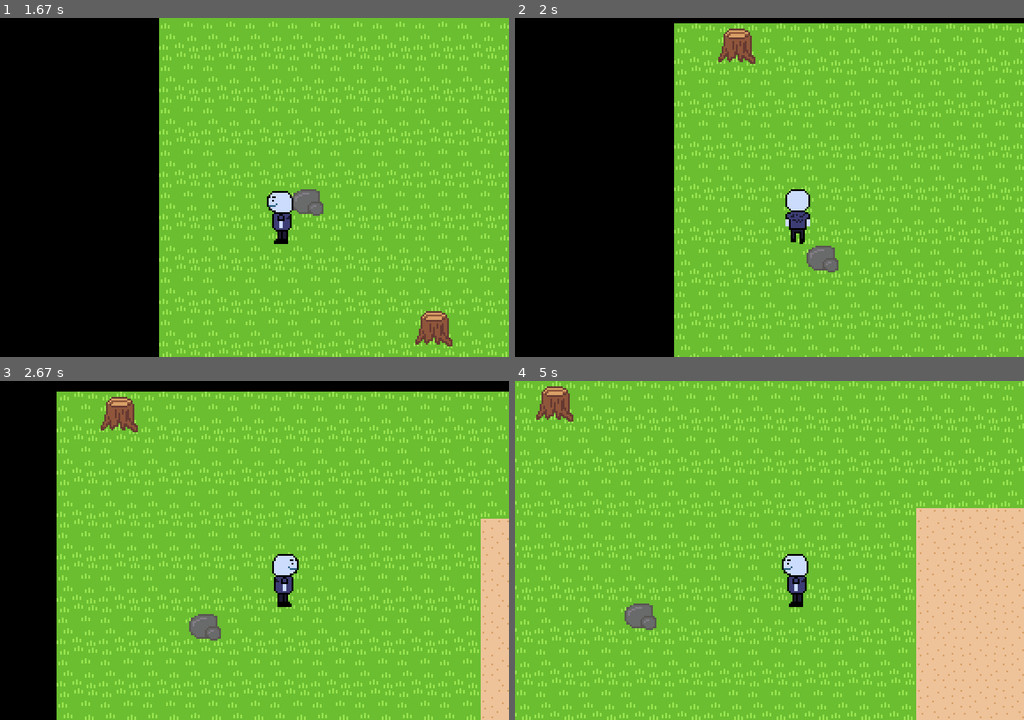
Above: before the commit, frames 1-4 (two rows, left to right).
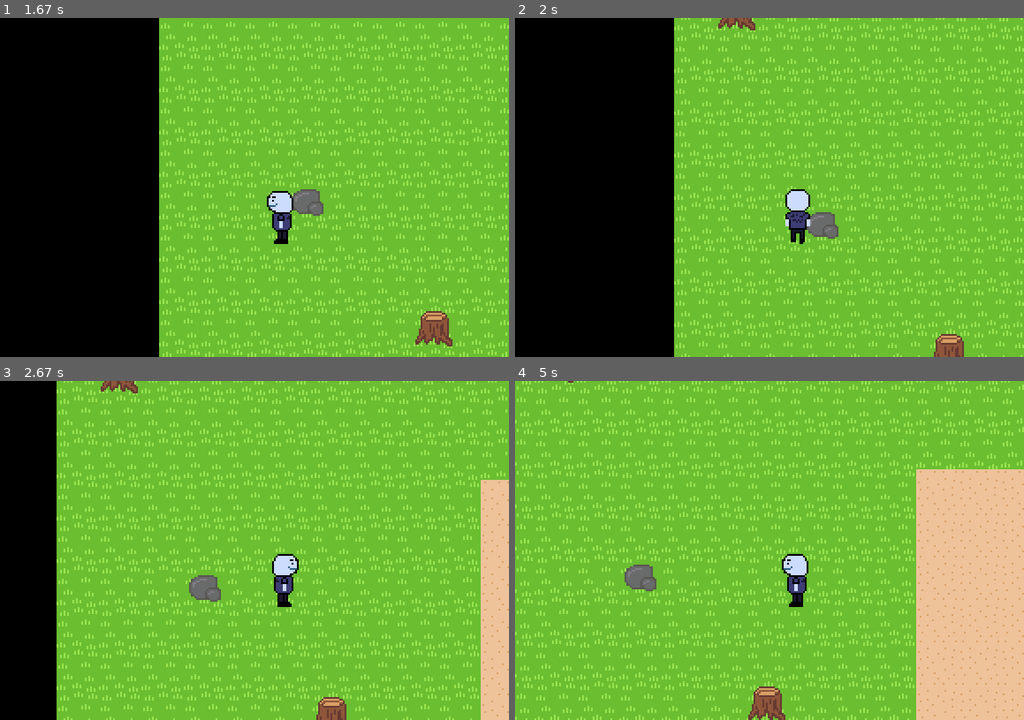
Above: after the commit, the same moments.

Repository: bingst0n/pygame_game
Game: pygame game, started from game2/game.py
The game is run twice, just before and just after one commit, with the same random seed, the same clock (stepped at 60 frames per second) and the same inputs.
Inputs:
- Up to frame 1 (1.67 s): hold Left 0.33-0.87 s; hold Down 0.9-1.2 s; hold Left 1.23-1.63 s
- Up to frame 2 (2 s): hold Up from 1.67 s (still down)
- Up to frame 3 (2.67 s): release Up at 2.03 s; hold Right from 2.07 s (still down)
- Up to frame 4 (5 s): release Right at 2.7 s; hold Down 2.73-3.1 s; hold Left 3.13-3.6 s; hold Right 3.63-4.1 s; hold Up 4.13-4.43 s; hold Right 4.47-4.93 s; hold Left from 4.97 s (still down)

Frame 1 is identical in both runs. In frame 2, 18% of the frame differs, in the area x 31-100%, y 0-100%; in frame 3, 22%; in frame 4, 22%, in the area x 0-100%, y 0-100%.

Commit message:
Added better collision system

Diff:
--- a/game2/game.py
+++ b/game2/game.py
@@ -4,6 +4,7 @@
 import functions
 import player
 import tilemap
+import math
 
 # Necessary Init
 pygame.init()
@@ -23,8 +24,6 @@
         if event.type == pygame.QUIT:
             running = False
 
-    print(player.player_pos.x, player.player_pos.y)
-
     config.screen.fill("black")
 
     keys = pygame.key.get_pressed()
@@ -42,7 +41,7 @@
         movespeed = basemovespeed
 
     # Update player and get current sprite
-    player_image = player.update_player(keys, dt, movespeed, normalizer, layer0)
+    player_image = player.update_player(keys, dt, movespeed, normalizer, layer1)
 
     # Calculate camera offset
     xoff = player.player_pos.x - startpos.x
--- a/game2/player.py
+++ b/game2/player.py
@@ -13,6 +13,8 @@
 animspeed = 0.1
 currspriteid = 0
 direction = 1
+sticky_xvel = 0
+sticky_yvel = 0
 playersize = 32 * config.scale
 
 # Setup Sprites
@@ -36,7 +38,7 @@
 playersprites.append(currplayerarray)
 
 def update_player(keys, dt, movespeed, normalizer, collision_layer):
-    global animationtimer, currspriteid, direction, player_pos
+    global animationtimer, currspriteid, direction, player_pos, sticky_xvel, sticky_yvel
 
     # Check if moving
     if abs(keys[pygame.K_DOWN]) + abs(keys[pygame.K_UP]) + abs(keys[pygame.K_RIGHT]) + abs(keys[pygame.K_LEFT]) > 0:
@@ -70,25 +72,34 @@
     xvel = (keys[pygame.K_RIGHT] - keys[pygame.K_LEFT]) * normalizer
     yvel = (keys[pygame.K_DOWN] - keys[pygame.K_UP]) * normalizer
 
+    if xvel != 0:
+        sticky_xvel = xvel
+    if yvel != 0:
+        sticky_yvel = yvel
+
     # Calculate next position
     next_x = player_pos.x + xvel * movespeed * dt
     next_y = player_pos.y + yvel * movespeed * dt
+    target_x = player_pos.x + sticky_xvel * movespeed * dt
+    target_y = player_pos.y + sticky_yvel * movespeed * dt
 
     # Player hitbox size in tile units (subtract epsilon so exact boundary doesn't count)
     hitbox = playersize / (config.tilesize * config.scale)
     edge = hitbox
 
-    # Check all 4 corners against obstacles
     def blocked(x, y):
-        return (tilemap.is_tile_solid(x + 0.3, y + 1, collision_layer) or
-                tilemap.is_tile_solid(x + edge - 0.3, y + 1, collision_layer) or
-                tilemap.is_tile_solid(x + 0.3, y + edge, collision_layer) or
-                tilemap.is_tile_solid(x + edge - 0.3, y + edge, collision_layer))
+        if tilemap.is_tile_solid(x + 0.3, y + edge, collision_layer) or tilemap.is_tile_solid(x + edge - 0.3, y + edge, collision_layer):
+            return True
+        else:
+            return False
+    blockedx = blocked(target_x, player_pos.y)
+    blockedy = blocked(player_pos.x, target_y)
 
+    print(blockedx, blockedy)
     # Check collision and update position
-    if not blocked(next_x, player_pos.y):
+    if not blockedx:
         player_pos.x = next_x
-    if not blocked(player_pos.x, next_y):
+    if not blockedy:
         player_pos.y = next_y
 
     # Return current sprite
